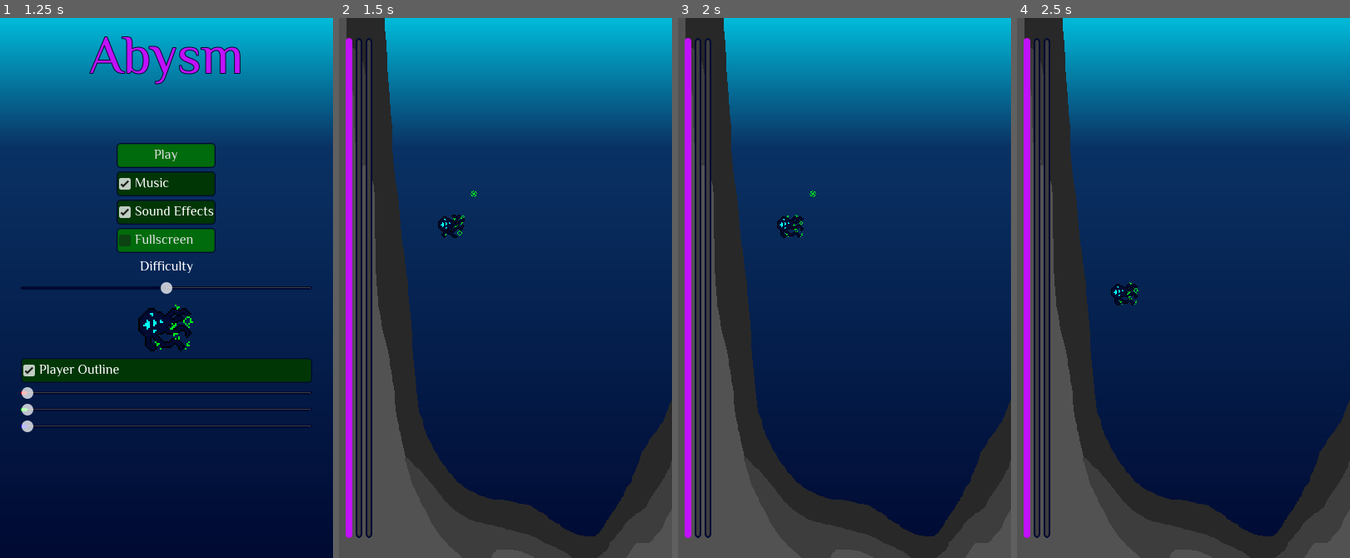
Above: before the commit, frames 1-4 (left to right).
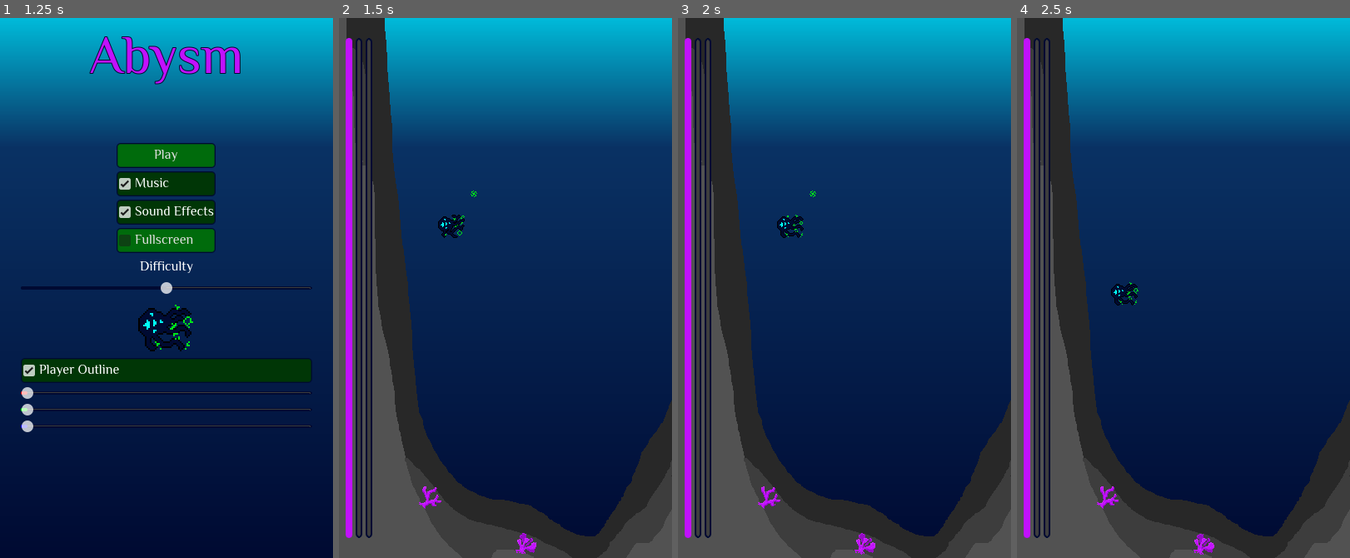
Above: after the commit, the same moments.

Repository: the-alex-g/LD57
Game: Godot game, scene res://screens/splash_screen.tscn
Two runs of this game, one before a commit and one after it. Both use one fixed random seed, a clock stepped at 60 frames per second and the inputs below.
Inputs (mouse positions are in pixels of both pictures, inside the frame that each line leads up to):
- Up to frame 1 (1.25 s): tap Enter at 0.5 s; move the mouse to (239, 261) at 0.52 s; hold D (right) from 0.53 s (still down); click (239, 261) at 0.77 s
- Up to frame 2 (1.5 s): release D (right) at 1.25 s; click "Play" at 1.25 s
- Up to frame 3 (2 s): no input
- Up to frame 4 (2.5 s): move the mouse to (1116, 315) at 2.02 s; hold S (down) from 2.03 s (still down); click (1116, 315) at 2.27 s

Frame 1 is identical in both runs. In frame 2, 0.2% of the frame differs, in the area x 24-60%, y 86-100%; in frame 3, 0.2%; in frame 4, 0.2%.

Commit message:
Add some pink coral

Diff:
--- a/project/tentacle/tentacle.gd
+++ b/project/tentacle/tentacle.gd
@@ -67,7 +67,7 @@
 	if length <= 2:
 		# tentacle has been severed at root
 		queue_free()
-	else:
+	elif new_tip is TentacleSegment:
 		severed_area.queue_free()
 		new_tip.type = TentacleSegment.SegmentType.TIP
 		_last_segment = new_tip
--- /dev/null
+++ b/project/world/coral.gdshader
@@ -0,0 +1,17 @@
+shader_type canvas_item;
+
+uniform float offset = 0.0;
+
+void vertex() {
+	VERTEX.x += sin(TIME + offset) * (1.0 - UV.y) * 2.0;
+	VERTEX.y += cos(TIME + offset) * UV.x * 2.0;
+}
+
+void fragment() {
+	// Called for every pixel the material is visible on.
+}
+
+//void light() {
+//	// Called for every pixel for every light affecting the CanvasItem.
+//	// Uncomment to replace the default light processing function with this one.
+//}
--- a/project/world/world.tscn
+++ b/project/world/world.tscn
@@ -1,11 +1,22 @@
-[gd_scene load_steps=7 format=3 uid="uid://seurifg8ru1w"]
+[gd_scene load_steps=12 format=3 uid="uid://seurifg8ru1w"]
 
 [ext_resource type="Script" uid="uid://bls7hj6hai30g" path="res://world/world.gd" id="1_fn3g3"]
 [ext_resource type="PackedScene" uid="uid://c8y5djf4j8k31" path="res://player/player.tscn" id="1_tcf2h"]
 [ext_resource type="PackedScene" uid="uid://df2q1h6plae8n" path="res://world/background/background.tscn" id="2_fn3g3"]
 [ext_resource type="PackedScene" uid="uid://bd7ryw1loa8vn" path="res://tentacle/tentacle_spawner.tscn" id="4_h5o24"]
 [ext_resource type="PackedScene" uid="uid://dyf8738b3iwtk" path="res://hud/hud.tscn" id="5_mmdvd"]
+[ext_resource type="Shader" uid="uid://6qnvtx4mvoah" path="res://world/coral.gdshader" id="7_ai45w"]
 [ext_resource type="Texture2D" uid="uid://cp176lp5sc6au" path="res://world/foreground.png" id="7_sc4t8"]
+[ext_resource type="Texture2D" uid="uid://crc56cpsfksh8" path="res://world/coral.png" id="8_4papg"]
+[ext_resource type="Texture2D" uid="uid://cjpq1ekqwpyhq" path="res://world/coral_2.png" id="9_4papg"]
+
+[sub_resource type="ShaderMaterial" id="ShaderMaterial_fyhu2"]
+shader = ExtResource("7_ai45w")
+shader_parameter/offset = 0.0
+
+[sub_resource type="ShaderMaterial" id="ShaderMaterial_ov2xu"]
+shader = ExtResource("7_ai45w")
+shader_parameter/offset = 1.5
 
 [node name="World" type="Node2D"]
 texture_filter = 1
@@ -24,11 +35,22 @@
 centered = false
 
 [node name="Boundary" type="StaticBody2D" parent="."]
+visible = false
 
 [node name="CollisionPolygon2D" type="CollisionPolygon2D" parent="Boundary"]
 polygon = PackedVector2Array(45, 2, 91, 484, 136, 565, 208, 588, 234, 599, 308, 633, 408, 474, 413, -11, 23, -10, 19, -25, 447, -32, 443, 660, 66, 635, 18, 0)
 
 [node name="HUD" parent="." instance=ExtResource("5_mmdvd")]
+
+[node name="Coral" type="Sprite2D" parent="."]
+material = SubResource("ShaderMaterial_fyhu2")
+position = Vector2(112, 573)
+texture = ExtResource("8_4papg")
+
+[node name="Coral2" type="Sprite2D" parent="."]
+material = SubResource("ShaderMaterial_ov2xu")
+position = Vector2(228, 628)
+texture = ExtResource("9_4papg")
 
 [connection signal="game_over" from="." to="." method="_on_game_over"]
 [connection signal="game_over" from="." to="Player" method="_on_world_game_over"]
Not shown, added: project/world/coral.gdshader.uid
Binary file added: project/world/coral.png
Not shown, added: project/world/coral.png.import
Binary file added: project/world/coral_2.png
Not shown, added: project/world/coral_2.png.import
